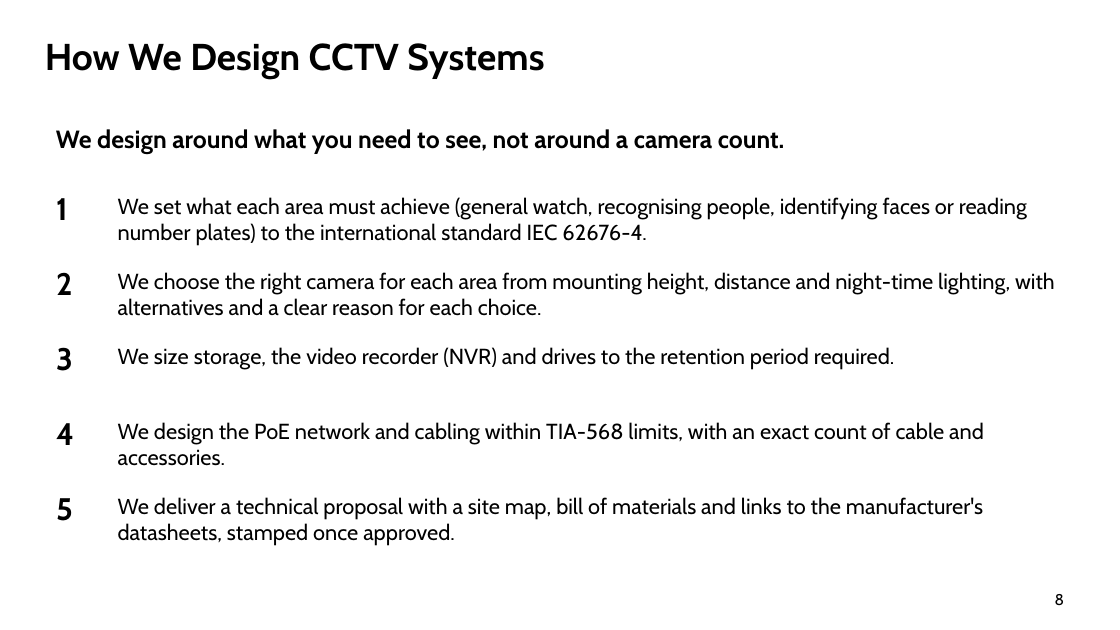
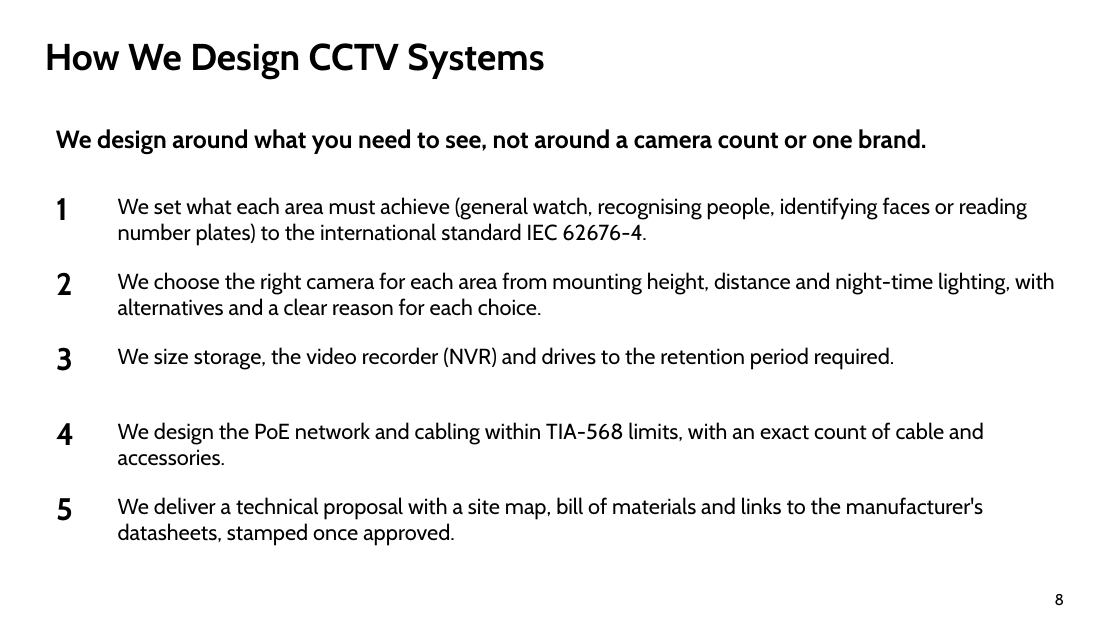
Before and after one commit to urkTish/CCTV, a slide deck: slide 8 of docs/company-profile/ContracTech-Company-Profile-EN.pptx. Drawn at 1120x630 pixels with LibreOffice and Linux fonts; fonts in the diff are those of the drawing; background and template pictures are left out. Boxes give left, top, right and bottom in pixels: in the first picture for what was removed or moved away, otherwise in the second. Text is boxed around its words. In the diff, an @@ line names an element or a change of style, - is before the commit and + after.

```diff
--- a/docs/company-profile/ContracTech-Company-Profile-EN.pptx
+++ b/docs/company-profile/ContracTech-Company-Profile-EN.pptx
@@ text at [56, 129, 926, 153]: text changed @@
-We design around what you need to see, not around a camera count.
+We design around what you need to see, not around a camera count or one brand.
```
Also in this commit, not shown: 7 other slides changed, 8 other files.
